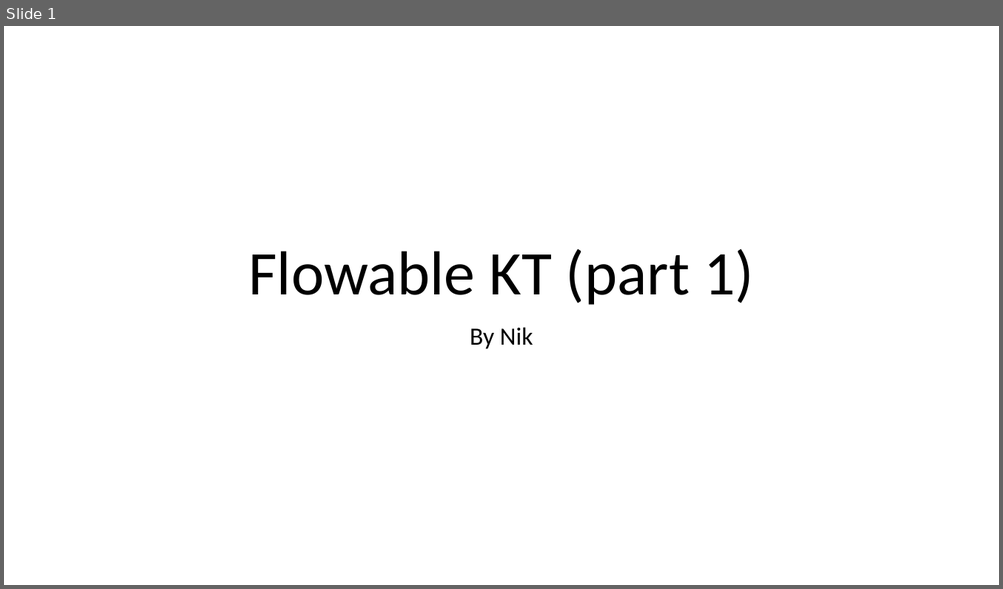
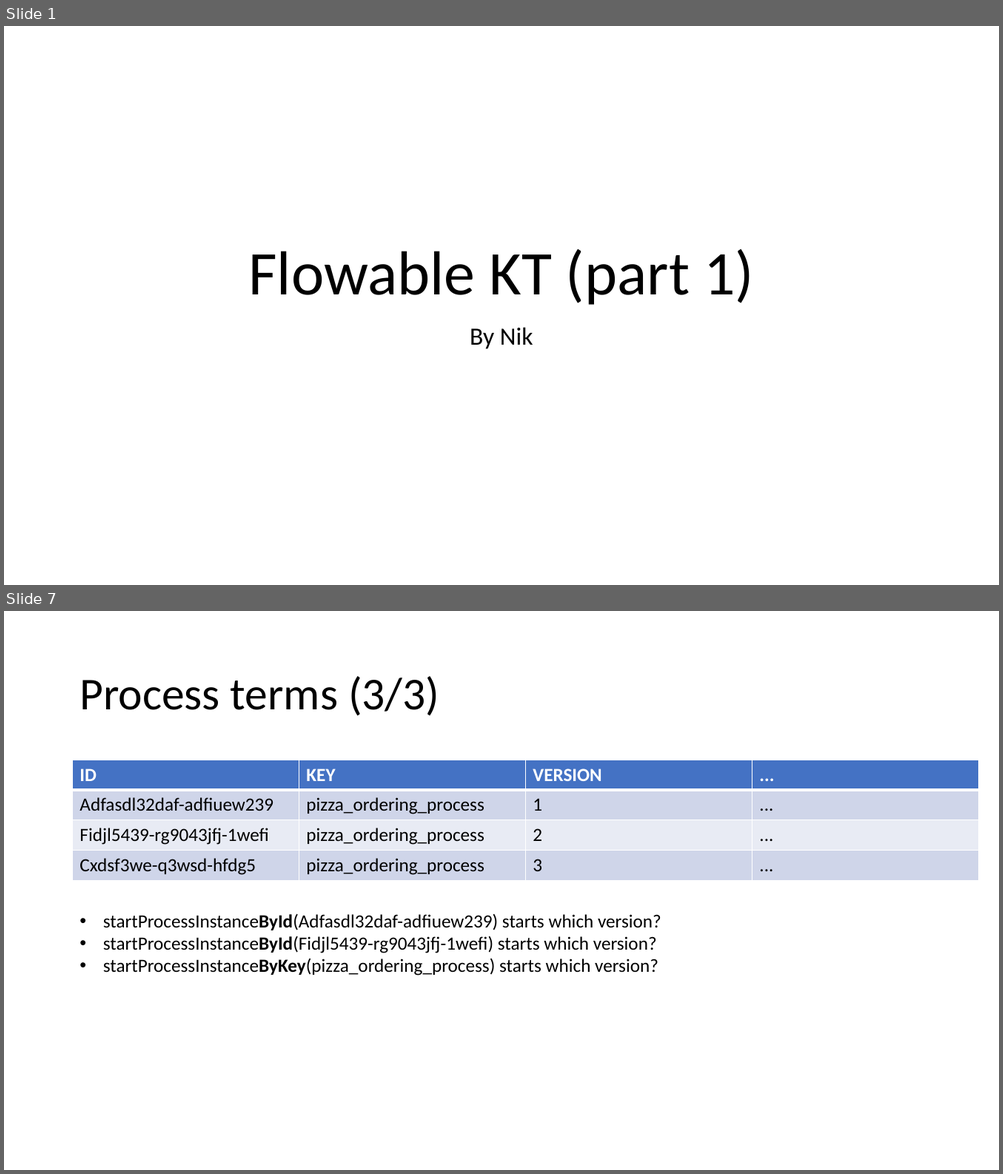
Before and after one commit to nkilchenmann/niks-flowable-demo, a slide deck: flowable-demo/src/main/resources/devsupport/Flowable_Demo.pptx. Shown one above the other, each under a label of ours: slide 1 before the commit, slides 1 and 7 after it; the slides between them are not shown. The pictures are 1003x589 and 1003x1174 pixels, drawn with LibreOffice and Linux fonts; fonts in the diff are those of the drawing. Boxes give left, top, right and bottom in pixels: in the first picture for what was removed or moved away, otherwise in the second. Text is boxed around its words. In the diff, an @@ line names an element or a change of style, - is before the commit and + after.

```diff
--- a/flowable-demo/src/main/resources/devsupport/Flowable_Demo.pptx
+++ b/flowable-demo/src/main/resources/devsupport/Flowable_Demo.pptx
@@ slide 7 added at [4,611,999,1170], background #FFFFFF @@
@@ title added at [79,676,439,716], 44 pt, text #000000 @@
+Process terms (3/3)
@@ table added at [73,760,980,880], 4 rows, 4 columns @@
+ID | KEY | VERSION | ...
+Adfasdl32daf-adfiuew239 | pizza_ordering_process | 1 | ...
+Fidjl5439-rg9043jfj-1wefi | pizza_ordering_process | 2 | ...
+Cxdsf3we-q3wsd-hfdg5 | pizza_ordering_process | 3 | ...
@@ text added at [103,914,661,976], 18 pt, text #000000 @@
+• startProcessInstanceById(Adfasdl32daf-adfiuew239) starts which version?
+• startProcessInstanceById(Fidjl5439-rg9043jfj-1wefi) starts which version?
+• startProcessInstanceByKey(pizza_ordering_process) starts which version?
```
Also in this commit, not shown: 9 slides changed, 1 other slide added, 1 slide removed.
